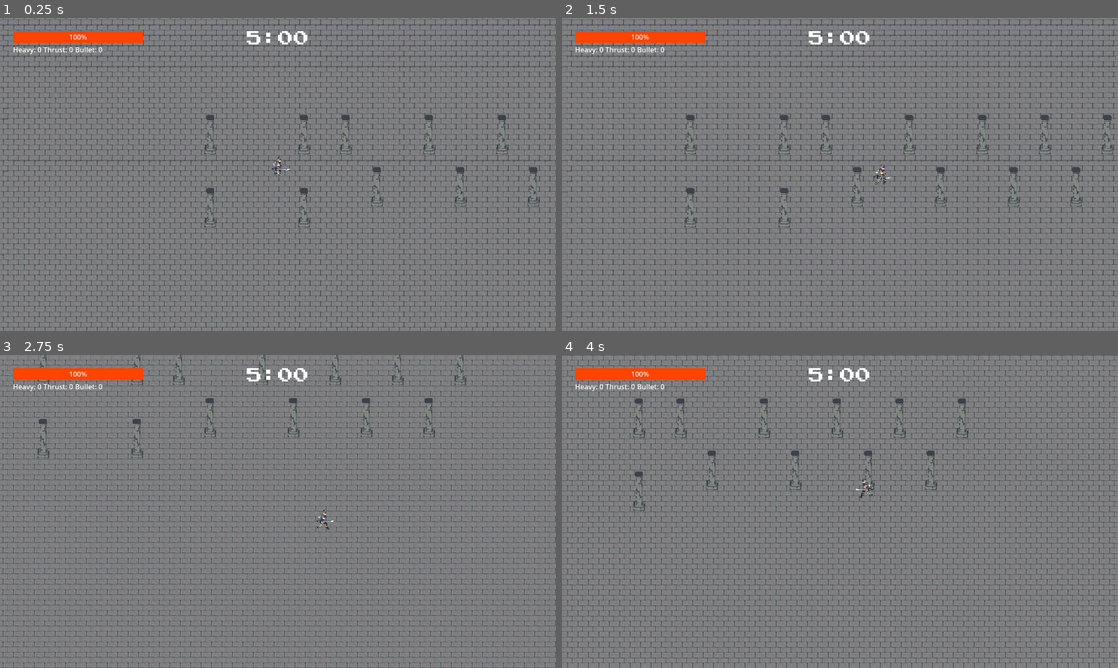
Above: before the commit, frames 1-4 (two rows, left to right).
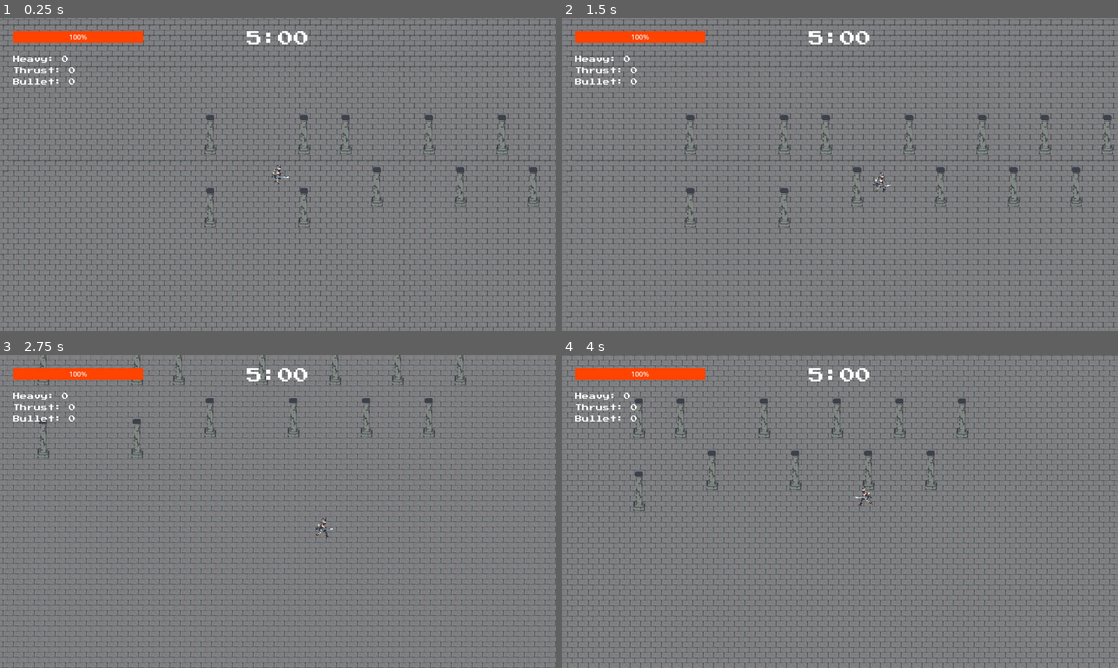
Above: after the commit, the same moments.

Repository: Sai-11011/godot-game-jam
Game: Godot game, scene res://Scenes/world.tscn
Same seed, same stepped clock (60 frames per second), same inputs: the game is played once before the commit and once after it. This scene is started directly instead of the project's main scene. The engine's default icon, where the game draws it, is replaced by a stand-in: a white triangle on a blue panel in a dark square.
Inputs:
- Up to frame 1 (0.25 s): no input
- Up to frame 2 (1.5 s): hold D (right) 0.53-1.28 s; hold S (down) from 1.28 s (still down)
- Up to frame 3 (2.75 s): release S (down) at 2.03 s; hold D (right) from 2.03 s (still down)
- Up to frame 4 (4 s): release D (right) at 2.78 s; hold W (up) 2.78-3.53 s; hold A (left) from 3.53 s (still down)

The runs differ from the first frame. In frame 1, 0.5% of the frame differs, in the area x 2-53%, y 9-54%; in frame 2, 0.5%; in frame 3, 0.5%; in frame 4, 0.5%, in the area x 2-56%, y 9-49%.

Commit message:
shard and compass bugs fixed and now everything related to shards working

Diff:
--- a/Scenes/hud.tscn
+++ b/Scenes/hud.tscn
@@ -32,6 +32,7 @@
 layout_mode = 2
 size_flags_horizontal = 0
 size_flags_vertical = 0
+theme_override_constants/separation = 30
 
 [node name="HealthBar" type="ProgressBar" parent="MarginContainer/StatsContainer" unique_id=2092916845]
 custom_minimum_size = Vector2(300, 0)
@@ -39,14 +40,20 @@
 theme_override_styles/fill = SubResource("StyleBoxFlat_bjfho")
 value = 100.0
 
-[node name="ShardCounters" type="HBoxContainer" parent="MarginContainer/StatsContainer" unique_id=490416494]
+[node name="ShardCounters" type="VBoxContainer" parent="MarginContainer/StatsContainer" unique_id=2102646984]
 layout_mode = 2
+size_flags_vertical = 8
+theme_override_constants/separation = 10
+alignment = 1
 
 [node name="HeavyCount" type="Label" parent="MarginContainer/StatsContainer/ShardCounters" unique_id=179393975]
 layout_mode = 2
+theme_override_fonts/font = ExtResource("2_fccik")
 
 [node name="ThrustCount" type="Label" parent="MarginContainer/StatsContainer/ShardCounters" unique_id=2031948140]
 layout_mode = 2
+theme_override_fonts/font = ExtResource("2_fccik")
 
 [node name="BulletCount" type="Label" parent="MarginContainer/StatsContainer/ShardCounters" unique_id=901330102]
 layout_mode = 2
+theme_override_fonts/font = ExtResource("2_fccik")
--- a/Scenes/player.tscn
+++ b/Scenes/player.tscn
@@ -151,6 +151,7 @@
 drag_bottom_margin = 0.1
 
 [node name="PlayerAnimation" type="AnimatedSprite2D" parent="." unique_id=844829674]
+position = Vector2(-1, 12)
 sprite_frames = SubResource("SpriteFrames_f1ek2")
 animation = &"walk-right"
 autoplay = "idle-left"
@@ -160,19 +161,16 @@
 [node name="Compass" type="Node2D" parent="." unique_id=1891374764]
 z_index = 10
 
-[node name="Green" type="Polygon2D" parent="Compass" unique_id=600620291]
-position = Vector2(50, 0)
+[node name="Red" type="Polygon2D" parent="Compass" unique_id=1477179927]
+color = Color(1, 0, 0, 1)
+polygon = PackedVector2Array(44, -3, 46, 0, 44, 3, 55, 0)
+
+[node name="Green" type="Polygon2D" parent="Compass" unique_id=116037363]
 color = Color(0, 1, 0, 1)
-polygon = PackedVector2Array(3, -17, 14, -13, 3, -9)
+polygon = PackedVector2Array(44, -3, 46, 0, 44, 3, 55, 0)
 
-[node name="Red" type="Polygon2D" parent="Compass" unique_id=1128266166]
-position = Vector2(50, 0)
-color = Color(1, 0, 0, 0.5882353)
-polygon = PackedVector2Array(3, -17, 14, -13, 3, -9)
-
-[node name="Blue" type="Polygon2D" parent="Compass" unique_id=361589542]
-position = Vector2(50, 0)
-color = Color(0, 0, 1, 0.5882353)
-polygon = PackedVector2Array(3, -17, 14, -13, 3, -9)
+[node name="Blue" type="Polygon2D" parent="Compass" unique_id=551747776]
+color = Color(0, 0, 1, 1)
+polygon = PackedVector2Array(44, -3, 46, 0, 44, 3, 55, 0)
 
 [node name="HUD" parent="." unique_id=130902195 instance=ExtResource("4_vgqql")]
--- a/Scenes/shards.tscn
+++ b/Scenes/shards.tscn
@@ -3,19 +3,20 @@
 [ext_resource type="Script" uid="uid://bc0e7kgfunkwe" path="res://Scripts/shards.gd" id="1_fi12b"]
 
 [sub_resource type="CapsuleShape2D" id="CapsuleShape2D_a10an"]
-radius = 16.0
-height = 46.0
+radius = 12.0
+height = 26.0
 
 [node name="Shards" type="Area2D" unique_id=939801697]
+z_index = 5
 script = ExtResource("1_fi12b")
 
 [node name="CollisionShape2D" type="CollisionShape2D" parent="." unique_id=624276824]
-position = Vector2(0, -28)
+position = Vector2(0, -14)
 shape = SubResource("CapsuleShape2D_a10an")
 
 [node name="ColorRect" type="ColorRect" parent="." unique_id=2137795420]
-offset_right = 40.0
-offset_bottom = 40.0
+offset_right = 20.0
+offset_bottom = 20.0
 rotation = 3.9269907
 
 [connection signal="body_entered" from="." to="." method="_on_body_entered"]
--- a/Scripts/shards.gd
+++ b/Scripts/shards.gd
@@ -5,6 +5,7 @@
 @onready var visual_rect = $ColorRect
 
 func _ready():
+	add_to_group("shards")
 	if shard_type == "red":
 		visual_rect.color = Color.RED
 	elif shard_type == "blue":
